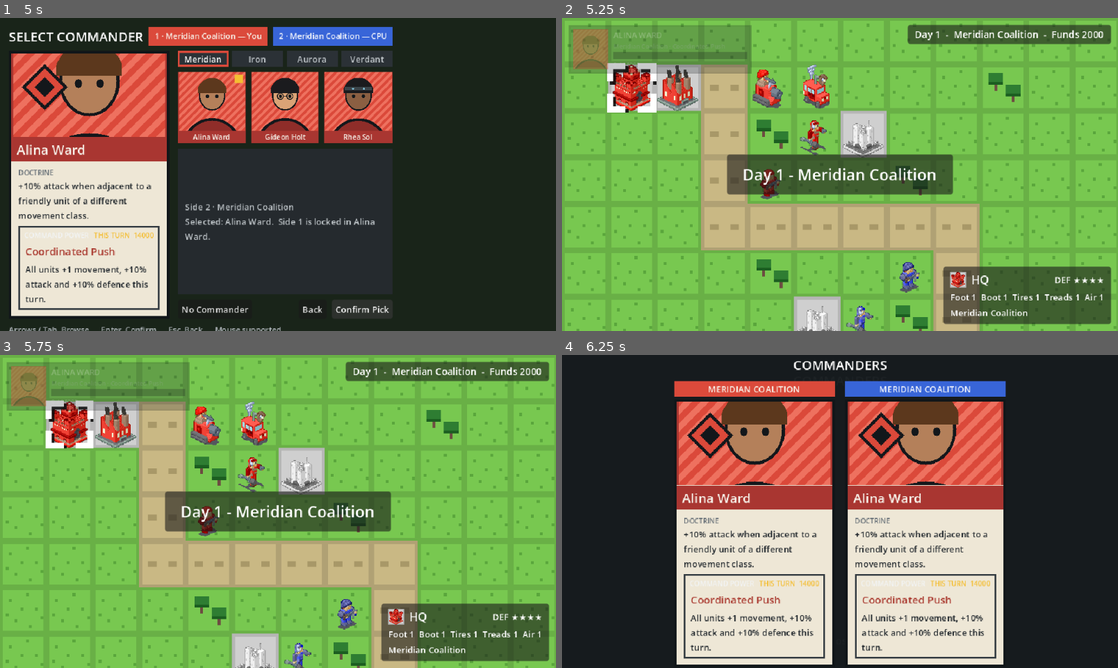
Above: before the commit, frames 1-4 (two rows, left to right).
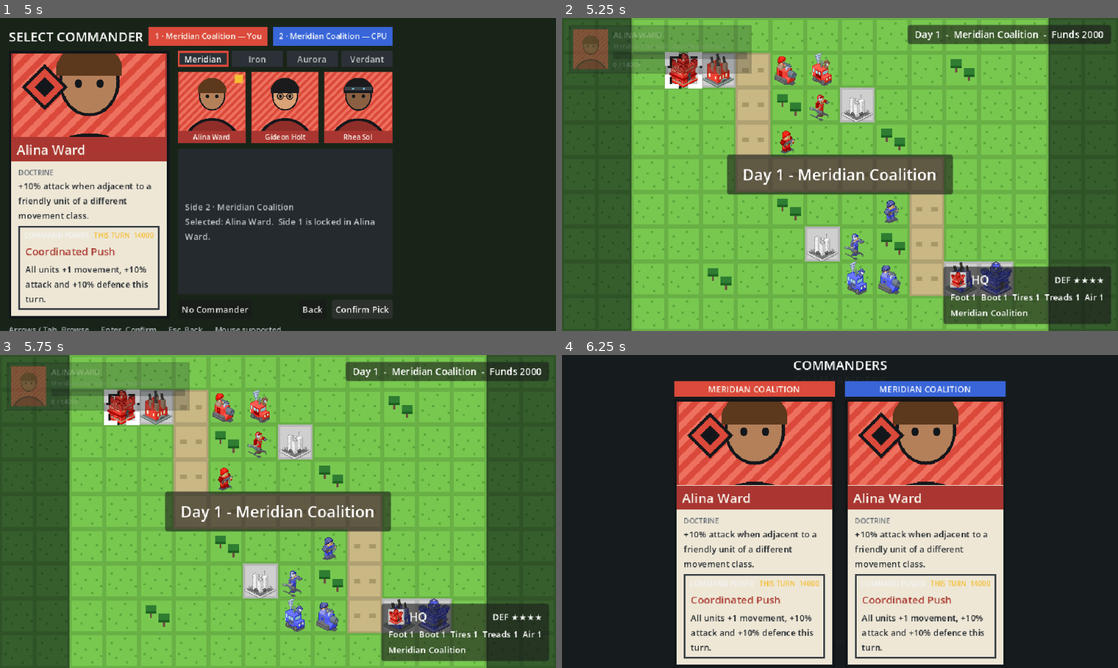
Above: after the commit, the same moments.

Repository: hanscanonico/advance_war_clone
Game: Godot game, scene res://scenes/menu/main_menu.tscn
The game is run twice, just before and just after one commit, with the same random seed, the same clock (stepped at 60 frames per second) and the same inputs.
Inputs (mouse positions are in pixels of both pictures, inside the frame that each line leads up to):
- Up to frame 1 (5 s): click "Normal" at 0.5 s; click "Normal" at 1.25 s; click "Normal" at 2 s; click "Normal" at 2.75 s; click "1 Player (vs AI)" at 3.5 s; click "Confirm Pick" at 4.25 s
- Up to frame 2 (5.25 s): click "Confirm Pick" at 5 s
- Up to frame 3 (5.75 s): no input
- Up to frame 4 (6.25 s): tap Enter (confirm) at 5.75 s; move the mouse to (962, 495) at 5.77 s; hold Right (cursor_right) from 5.78 s (still down); hold Enter (confirm) from 5.78 s (still down); click (962, 495) at 5.92 s

Frame 1 is identical in both runs. In frame 2, 52% of the frame differs, in the area x 0-100%, y 0-100%; in frame 3, 52%; in frame 4, less than 0.1%.

Commit message:
Fit small maps in view over a darkened out-of-bounds backdrop
The zoom floor was "map fills the view", so a board narrower than the
16:9 viewport (Scrimmage at 12x9) was forced above the default zoom and
could never show all its rows at once. The floor is now "whole map in
view", and a Backdrop TileMapLayer extends each edge's terrain outward,
darkened by modulate, so the exposed margin reads as out-of-bounds
ground instead of engine-clear void. Camera limits widen symmetrically
on an axis the view over-shows, keeping the board centred.

On any map that fills the view at default zoom nothing changes: the
default first_steps boot is byte-identical to before.

Co-Authored-By: Claude Fable 5 <noreply@anthropic.com>
Claude-Session: https://claude.ai/code/session_01W3z5y7z3TAPXAWvnXx9zcj

Diff:
--- a/scenes/battle/battle.gd
+++ b/scenes/battle/battle.gd
@@ -188,6 +188,7 @@
 func _build_view() -> BattleView:
 	var built := BattleView.new()
 	built.terrain_layer = $TerrainLayer
+	built.backdrop_layer = $Backdrop
 	built.move_overlay = $MoveOverlay
 	built.attack_overlay = $AttackOverlay
 	built.fog_layer = $FogLayer
--- a/scenes/battle/battle.tscn
+++ b/scenes/battle/battle.tscn
@@ -10,6 +10,9 @@
 
 [node name="Battle" type="Node2D"]
 script = ExtResource("1")
+
+[node name="Backdrop" type="TileMapLayer" parent="."]
+modulate = Color(0.45, 0.47, 0.56, 1)
 
 [node name="TerrainLayer" type="TileMapLayer" parent="."]
 
--- a/scenes/battle/battle_view.gd
+++ b/scenes/battle/battle_view.gd
@@ -26,6 +26,9 @@
 const UNIT_SPRITE_SCENE := preload("res://scenes/battle/unit_sprite.tscn")
 
 var terrain_layer: TileMapLayer
+## Painted beyond the map edges — a darkened continuation of the board that
+## fills the screen when the camera is far enough out to show the whole map.
+var backdrop_layer: TileMapLayer
 var move_overlay: TileMapLayer
 var attack_overlay: TileMapLayer
 var fog_layer: TileMapLayer
@@ -74,16 +77,15 @@
 	# layer is scaled back down to keep one cell = TILE. Overlays and the cursor
 	# stay at 1x and are unaffected.
 	terrain_layer.scale = Vector2.ONE * (float(TILE) / float(TERRAIN_PX))
+	backdrop_layer.tile_set = terrain_layer.tile_set
+	backdrop_layer.scale = terrain_layer.scale
 	move_overlay.tile_set = _build_overlay_tile_set()
 	attack_overlay.tile_set = move_overlay.tile_set
 	fog_layer.tile_set = move_overlay.tile_set
 	_paint_map()
+	_paint_backdrop()
 	_spawn_unit_sprites()
-	var map_px := Vector2(map.size() * TILE)
-	camera.limit_left = 0
-	camera.limit_top = 0
-	camera.limit_right = int(map_px.x)
-	camera.limit_bottom = int(map_px.y)
+	_apply_camera_limits()
 
 
 static func cell_center(cell: Vector2i) -> Vector2:
@@ -133,6 +135,31 @@
 			terrain_layer.set_cell(cell, ATLAS_SOURCE_ID, Vector2i(terrain.atlas_col, row))
 
 
+## Fills a ring of cells beyond the map edges so that when the whole map is in
+## view (see min_zoom) the rest of the screen reads as darkened out-of-bounds
+## ground, not engine-clear void. Each cell extends its nearest edge terrain;
+## properties fall back to plains so no building appears to stand off the board.
+## The ring is sized to the most min_zoom can expose, and the darkening is the
+## layer's modulate in the scene — the tiles themselves are the terrain atlas.
+func _paint_backdrop() -> void:
+	var plains := db.by_id(&"plains")
+	var map_px := Vector2(map.size() * TILE)
+	var exposed := _viewport_size() / min_zoom()
+	var margin := Vector2i(
+		ceili(maxf(0.0, (exposed.x - map_px.x) / 2.0) / TILE) + 1,
+		ceili(maxf(0.0, (exposed.y - map_px.y) / 2.0) / TILE) + 1
+	)
+	for y in range(-margin.y, map.height + margin.y):
+		for x in range(-margin.x, map.width + margin.x):
+			if x >= 0 and x < map.width and y >= 0 and y < map.height:
+				continue
+			var src := Vector2i(clampi(x, 0, map.width - 1), clampi(y, 0, map.height - 1))
+			var terrain := map.terrain_at(src)
+			if terrain.team_tinted:
+				terrain = plains
+			backdrop_layer.set_cell(Vector2i(x, y), ATLAS_SOURCE_ID, Vector2i(terrain.atlas_col, 0))
+
+
 ## Recolors one property to its current owner, after a capture.
 func repaint_property(cell: Vector2i) -> void:
 	var terrain := map.terrain_at(cell)
@@ -380,14 +407,30 @@
 
 func set_zoom(zoom: float) -> void:
 	camera.zoom = Vector2(zoom, zoom)
-
-
-## The furthest out the player may zoom before the map stops filling the view.
-## Battle owns the zoom level itself and clamps against this.
+	_apply_camera_limits()
+
+
+## The furthest out the player may zoom: just far enough that the whole map is
+## in view, with the backdrop filling whatever the map's aspect leaves over. On
+## a map smaller than the viewport this sits above the default zoom, so a small
+## map starts at its floor. Battle owns the zoom level and clamps against this.
 func min_zoom() -> float:
 	var map_px := Vector2(map.size() * TILE)
 	var view := _viewport_size()
-	return maxf(view.x / map_px.x, view.y / map_px.y)
+	return minf(view.x / map_px.x, view.y / map_px.y)
+
+
+## Camera limits pin the view inside the map. On an axis where the view shows
+## more than the whole map they expand just enough to centre it instead,
+## splitting the exposed backdrop evenly. Floor/ceil keeps the limit span at
+## least the visible extent, so the camera is never pushed against one edge.
+func _apply_camera_limits() -> void:
+	var map_px := Vector2(map.size() * TILE)
+	var extra := ((_viewport_size() / camera.zoom.x - map_px) / 2.0).max(Vector2.ZERO)
+	camera.limit_left = floori(-extra.x)
+	camera.limit_top = floori(-extra.y)
+	camera.limit_right = ceili(map_px.x + extra.x)
+	camera.limit_bottom = ceili(map_px.y + extra.y)
 
 
 func _viewport_size() -> Vector2:
@@ -414,12 +457,12 @@
 	return Vector2(
 		clampf(
 			camera.position.x,
-			view_size.x / (2.0 * camera.zoom.x),
+			camera.limit_left + view_size.x / (2.0 * camera.zoom.x),
 			camera.limit_right - view_size.x / (2.0 * camera.zoom.x)
 		),
 		clampf(
 			camera.position.y,
-			view_size.y / (2.0 * camera.zoom.y),
+			camera.limit_top + view_size.y / (2.0 * camera.zoom.y),
 			camera.limit_bottom - view_size.y / (2.0 * camera.zoom.y)
 		)
 	)
